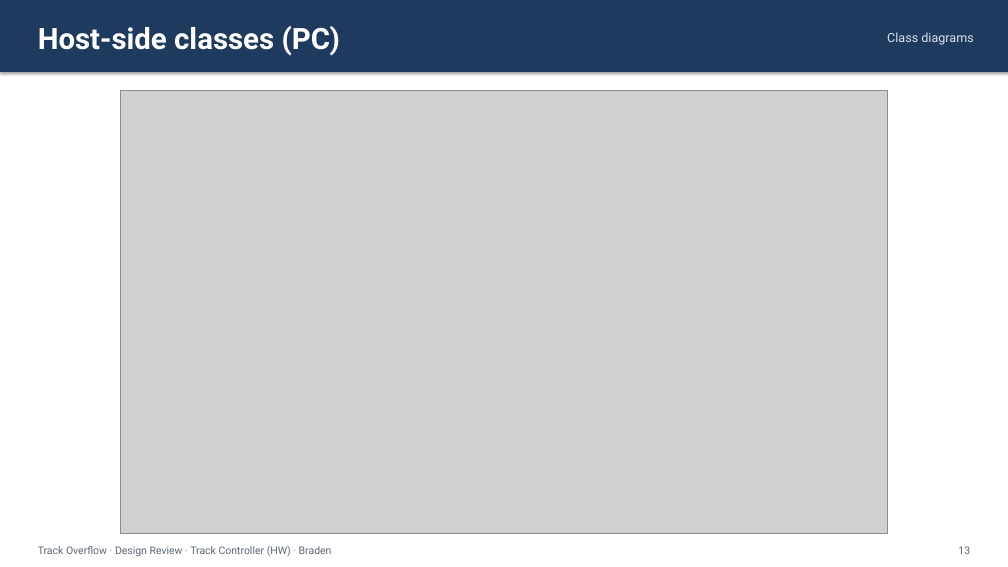
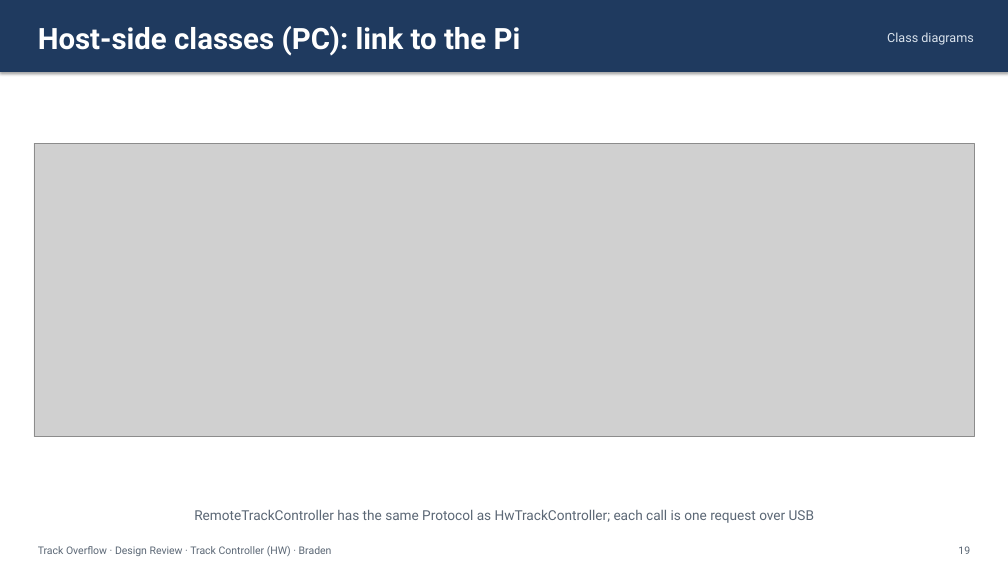
Before and after one commit to Landiss04/Track-Overflow, a slide deck: slide 19 of documents/slides/design_review_track_ctrl_hw.pptx (slide 13 before the commit). Drawn at 1008x567 pixels with LibreOffice and Linux fonts; fonts in the diff are those of the drawing; grey boxes stand for pictures. Boxes give left, top, right and bottom in pixels: in the first picture for what was removed or moved away, otherwise in the second. Text is boxed around its words. In the diff, an @@ line names an element or a change of style, - is before the commit and + after.

Commit message:
Design review deck: larger, split class diagrams; zoomed architecture
- Split the host-side, core and boundary-type class diagrams into
  smaller diagrams, one per slide, so each fills the slide width.
- Added zoomed host PC and Raspberry Pi crops of the architecture
  diagram, following hand edits to the deck.
- Diagram slides start right under the title bar; edge-to-edge slides
  drop the footer.
- Removed in-image titles from every diagram (the slide and SDD
  headings name them).

```diff
--- a/documents/slides/design_review_track_ctrl_hw.pptx
+++ b/documents/slides/design_review_track_ctrl_hw.pptx
@@ text at (38, 26, 521, 56): text changed @@
-Host-side classes (PC)
+Host-side classes (PC): link to the Pi
@@ picture: place and size @@
-picture at (120, 91, 888, 533)
+picture at (34, 143, 974, 437)
@@ text added at (194, 509, 814, 523), 13 pt, text #5B6775 @@
+RemoteTrackController has the same Protocol as HwTrackController; each call is one request over USB
```
Also in this commit, not shown: 20 other slides changed, 6 slides added, 41 other files.
